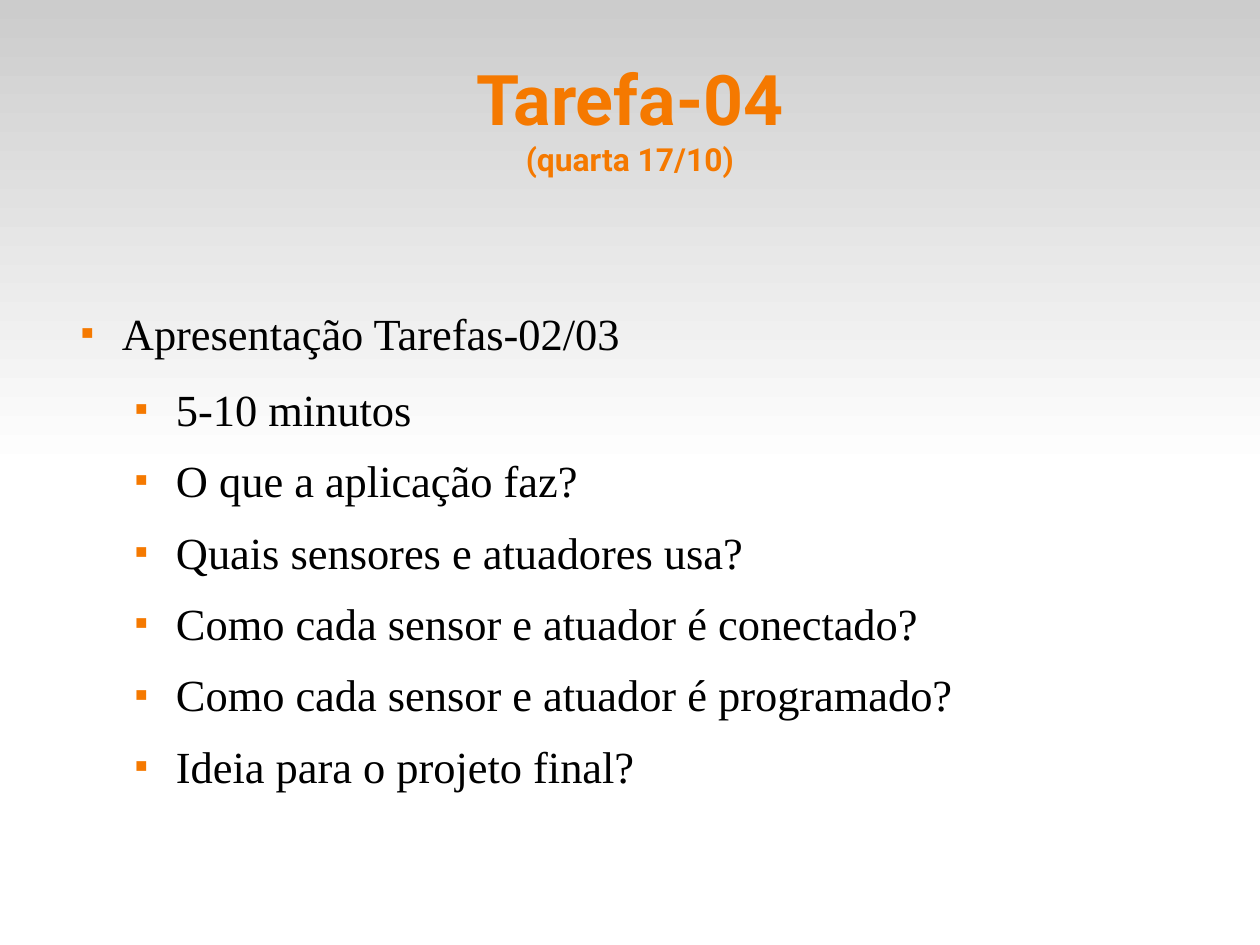
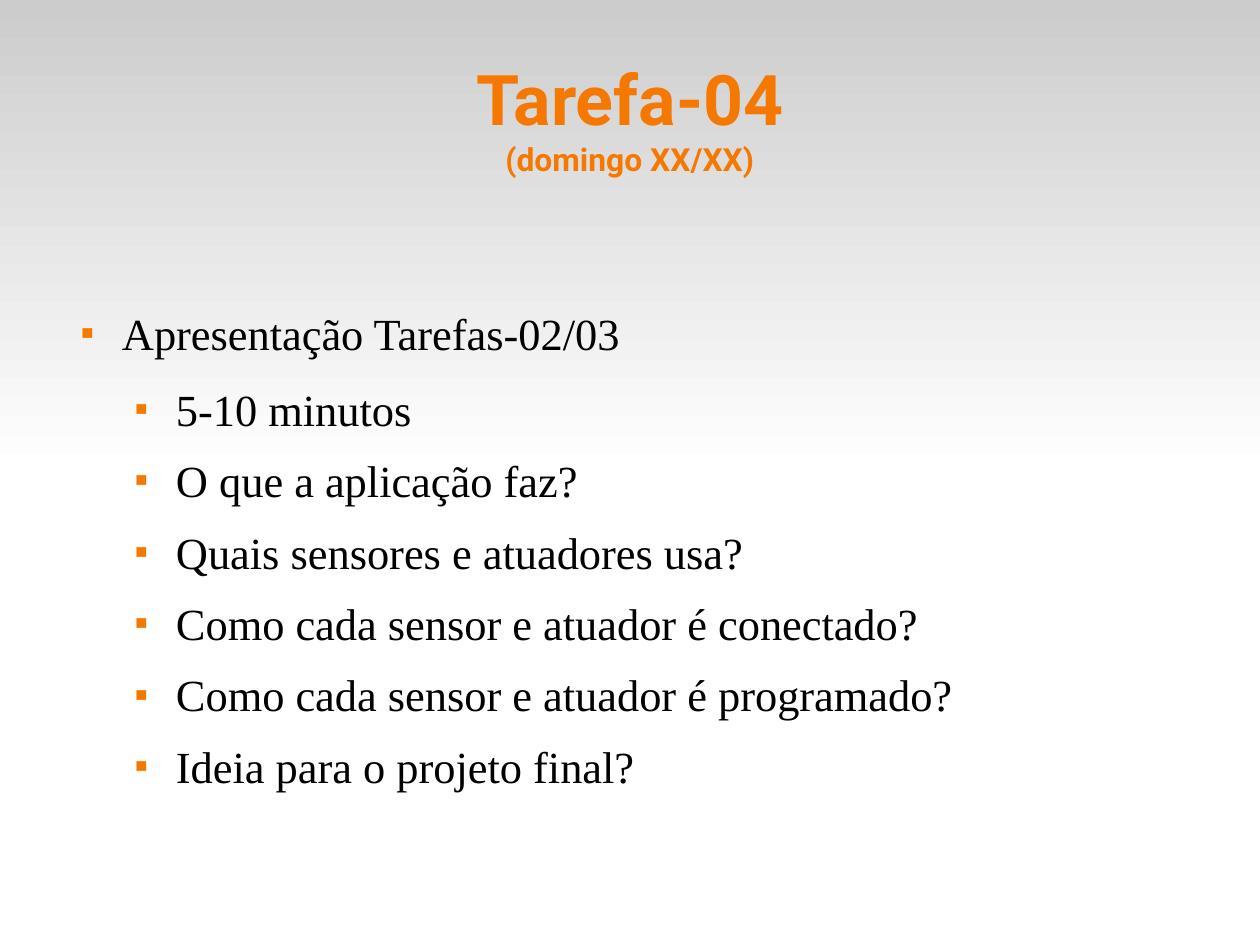
Before and after one commit to fsantanna-uerj/SE, a slide deck: slide 13 of Slides/se-00-intro.odp. Drawn at 1260x945 pixels with LibreOffice and Linux fonts; fonts in the diff are those of the drawing. Boxes give left, top, right and bottom in pixels: in the first picture for what was removed or moved away, otherwise in the second. Text is boxed around its words. In the diff, an @@ line names an element or a change of style, - is before the commit and + after.

```diff
--- a/Slides/se-00-intro.odp
+++ b/Slides/se-00-intro.odp
@@ title at [476,72,783,178]: text changed @@
-Tarefa-04
-(quarta 17/10)
+Tarefa-04
+(domingo XX/XX)
```
Also in this commit, not shown: 6 other slides changed, 3 other files.
